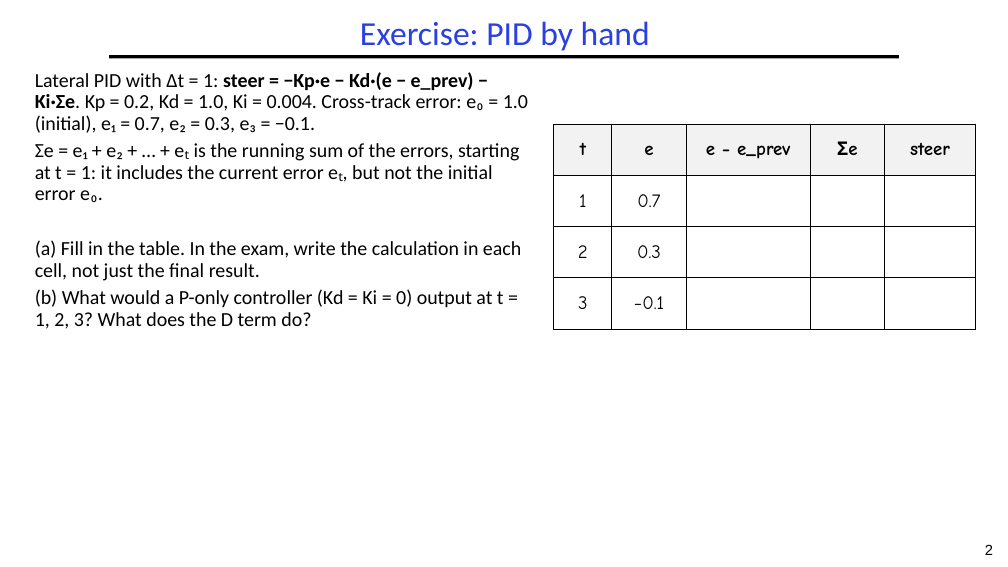
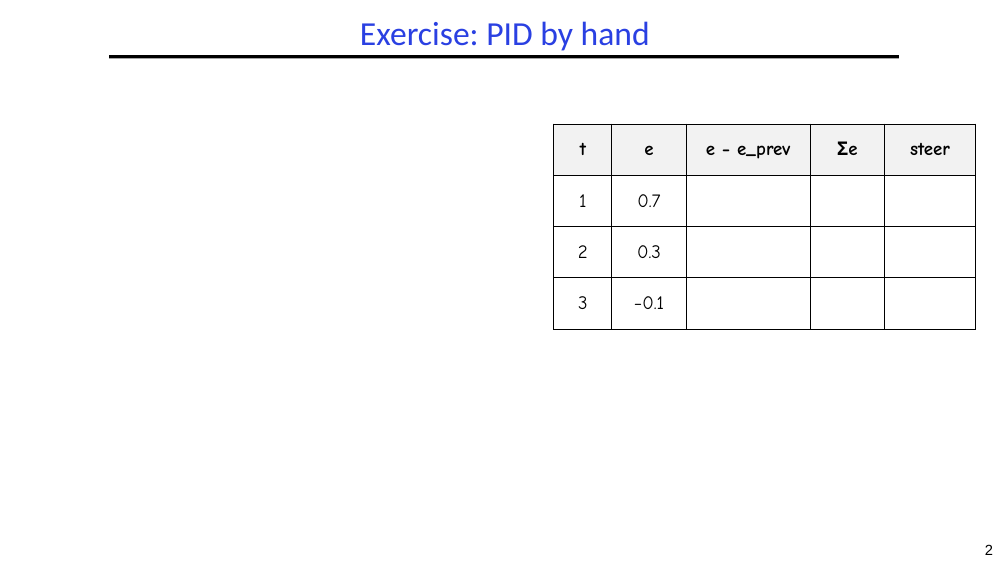
Before and after one commit to guhofstra/CSC144V, a slide deck: slide 2 of Exercises/L8-Exercises ANS.pptx. Drawn at 1008x567 pixels with LibreOffice and Linux fonts; fonts in the diff are those of the drawing; grey boxes stand for pictures. Boxes give left, top, right and bottom in pixels: in the first picture for what was removed or moved away, otherwise in the second. Text is boxed around its words. In the diff, an @@ line names an element or a change of style, - is before the commit and + after.

```diff
--- a/Exercises/L8-Exercises ANS.pptx
+++ b/Exercises/L8-Exercises ANS.pptx
@@ text removed at [35, 72, 528, 329] @@
-Lateral PID with Δt = 1: steer = −Kp·e − Kd·(e − e_prev) − Ki·Σe. Kp = 0.2, Kd = 1.0, Ki = 0.004. Cross-track error: e₀ = 1.0 (initial), e₁ = 0.7, e₂ = 0.3, e₃ = −0.1.
-Σe = e₁ + e₂ + … + eₜ is the running sum of the errors, starting at t = 1: it includes the current error eₜ, but not the initial error e₀.
-(a) Fill in the table. In the exam, write the calculation in each cell, not just the final result.
-(b) What would a P-only controller (Kd = Ki = 0) output at t = 1, 2, 3? What does the D term do?
```
Also in this commit, not shown: 8 other slides changed, 1 slide added, 4 other files.
